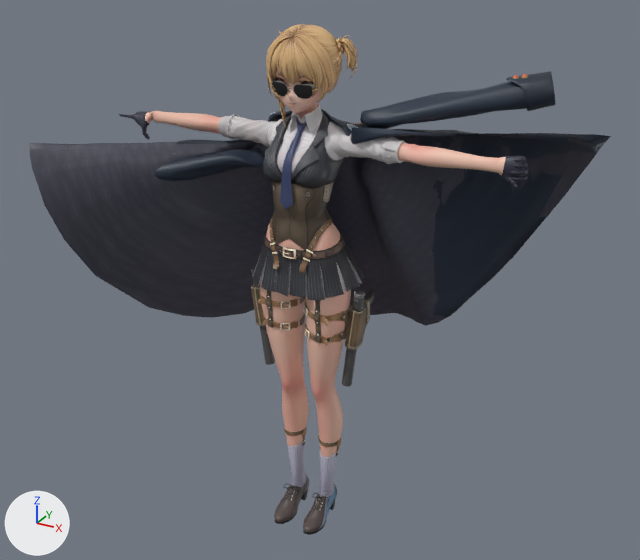
One commit to the Blender file unity/Assets/Authored/welrod/welwyn_mist/welrod_welwyn_mist_lod0.blend: the scene before it, then after it.
Before and after are seen from a 50 mm lens placed at (1.258, -2.198, 2.007), pointed at (0.007, 0.076, 0.87). Every picture has the same lights, and +X, +Y and +Z are marked at lower left. The picture after the commit comes second.

Names of what the first picture shows: 'welrod_welwyn_mist_LOD0'.
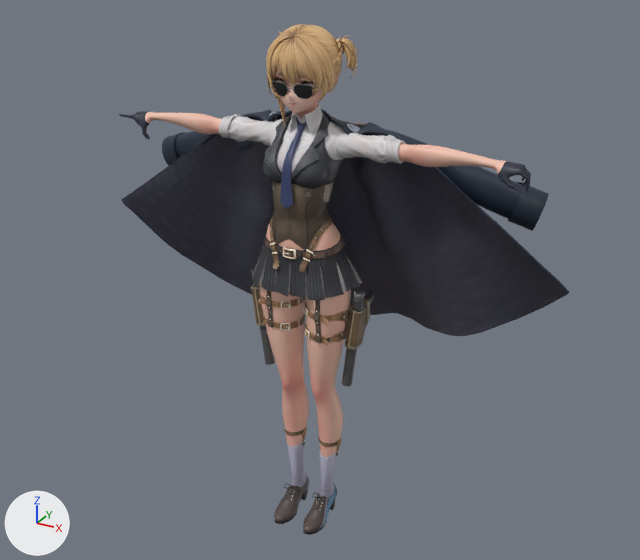
Changed parts and their boxes (x1, y1, x2, y2) in the pictures (640 x 560 px; the box of a moved part takes in the faces that stretch with it):
```json
{"object": "welrod_welwyn_mist_LOD0", "change": "reshaped", "before": [29, 24, 611, 535], "after": [119, 24, 569, 535], "on screen": "23% narrower"}
{"part": 1, "of": "me_welrod_welwyn_mist_lod0", "change": "moved or reshaped", "before": [398, 143, 499, 172], "after": [398, 143, 499, 169]}
{"part": 2, "of": "me_welrod_welwyn_mist_lod0", "change": "moved or reshaped", "before": [496, 157, 506, 176], "after": [495, 160, 506, 174]}
{"part": 3, "of": "me_welrod_welwyn_mist_lod0", "change": "moved or reshaped", "before": [382, 137, 406, 164], "after": [384, 134, 406, 164]}
{"part": 4, "of": "me_welrod_welwyn_mist_lod0", "change": "moved or reshaped", "before": [218, 115, 240, 140], "after": [219, 114, 236, 139]}
{"part": 5, "of": "me_welrod_welwyn_mist_lod0", "change": "moved or reshaped", "before": [29, 71, 611, 326], "after": [122, 110, 569, 336]}
```

Scene script edits in JSON lines:
```json
{"block": "me_welrod_welwyn_mist_lod0", "where": "# used by ob_welrod_welwyn_mist_lod0; location = (0.0, 0.0, 0.0)"}
{"op": "remove", "block": "me_welrod_welwyn_mist_lod0", "code": "me_welrod_welwyn_mist_lod0.from_pydata(...)  # 53435 vertices, 74692 faces; spans x -0.79..0.79, y -0.36..0.48, z 0.01..1.67"}
{"op": "add", "block": "me_welrod_welwyn_mist_lod0", "code": "me_welrod_welwyn_mist_lod0.from_pydata(...)  # 53435 vertices, 74692 faces; spans x -0.79..0.79, y -0.12..0.3, z 0.01..1.67"}
{"block": "me_welrod_welwyn_mist_lod0", "change": "me_welrod_welwyn_mist_lod0 part 1: the loose piece of 505 vertices spanning x 0.29..0.58, y -0.01..0.05, z 1.31..1.37 is turned -87.3 degrees about the x axis through its middle"}
{"block": "me_welrod_welwyn_mist_lod0", "change": "me_welrod_welwyn_mist_lod0 part 2: the loose piece of 113 vertices spanning x 0.57..0.59, y 0.01..0.04, z 1.31..1.37 is multiplied about its middle by the matrix ((0.978, -0.063, 0.023), (-0.002, 0.312, 0.929), (-0.068, -0.927, 0.311))"}
{"block": "me_welrod_welwyn_mist_lod0", "change": "me_welrod_welwyn_mist_lod0 part 3: the loose piece of 216 vertices spanning x 0.25..0.3, y -0.02..0.06, z 1.3..1.38 is turned -87.5 degrees about the x axis through its middle, then moved by (0.0, 0.0, 0.01)"}
{"block": "me_welrod_welwyn_mist_lod0", "change": "me_welrod_welwyn_mist_lod0 part 4: the loose piece of 216 vertices spanning x -0.3..-0.25, y -0.01..0.07, z 1.31..1.38 is turned 92.5 degrees about the x axis through its middle, then moved by (0.0, -0.01, 0.0)"}
{"block": "me_welrod_welwyn_mist_lod0", "change": "me_welrod_welwyn_mist_lod0 part 5: 6521 of 53435 vertices moved; they spanned x -0.79..0.79, y -0.36..0.48, z 0.66..1.56 and now span x -0.79..0.79, y -0.03..0.28, z 0.68..1.4; mean shift (0.0, 0.05, -0.04); largest move (-0.7, -0.36, 1.14) -> (-0.7, 0.11, 0.91)"}
{"block": "me_welrod_welwyn_mist_lod0", "change": "other edits to the shape of me_welrod_welwyn_mist_lod0 do not show in these pictures"}
```
